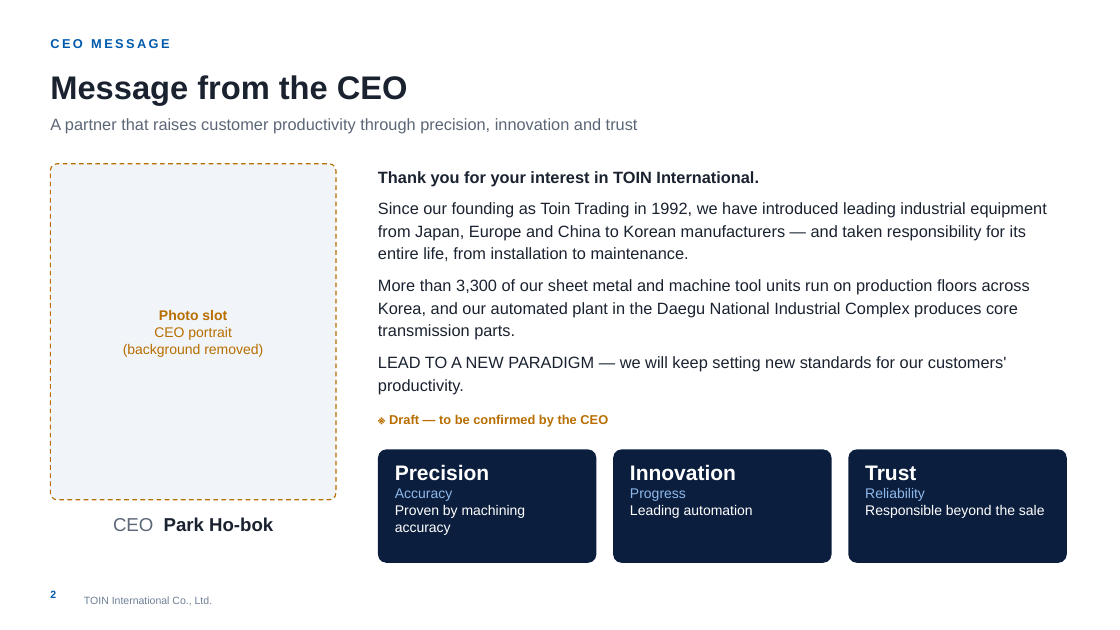
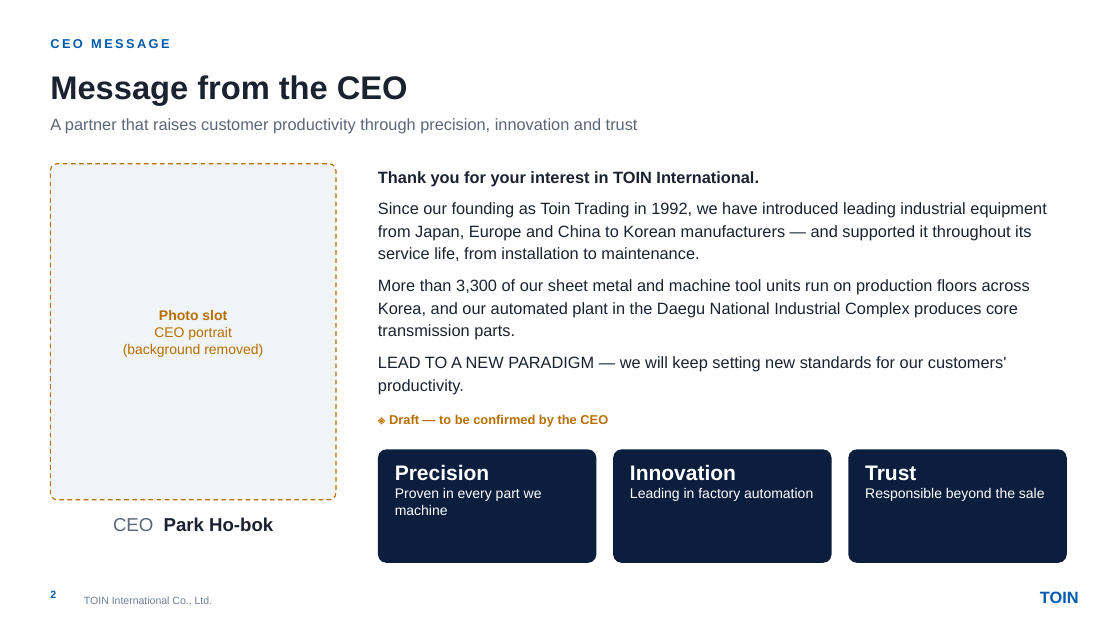
Before and after one commit to zeaus81/search, a slide deck: slide 2 of company_profile_2027/TOIN_Company_Profile_2027_EN.pptx. Drawn at 1120x630 pixels with LibreOffice and Linux fonts; fonts in the diff are those of the drawing; background and template pictures are left out. Boxes give left, top, right and bottom in pixels: in the first picture for what was removed or moved away, otherwise in the second. Text is boxed around its words. In the diff, an @@ line names an element or a change of style, - is before the commit and + after.

```diff
--- a/company_profile_2027/TOIN_Company_Profile_2027_EN.pptx
+++ b/company_profile_2027/TOIN_Company_Profile_2027_EN.pptx
@@ text at (x1=378, y1=202, x2=1046, y2=261): text changed @@
-Since our founding as Toin Trading in 1992, we have introduced leading industrial equipment from Japan, Europe and China to Korean manufacturers — and taken responsibility for its entire life, from installation to maintenance.
+Since our founding as Toin Trading in 1992, we have introduced leading industrial equipment from Japan, Europe and China to Korean manufacturers — and supported it throughout its service life, from installation to maintenance.
@@ text at (x1=395, y1=488, x2=542, y2=515): text changed @@
-Accuracy
-Proven by machining accuracy
+Proven in every part we machine
@@ text at (x1=630, y1=488, x2=813, y2=501): text changed @@
-Progress
-Leading automation
+Leading in factory automation
@@ text at (x1=865, y1=488, x2=925, y2=501): paragraph removed @@
-Reliability
@@ text added at (x1=1040, y1=591, x2=1079, y2=603), 14 pt, text #005AAB, bold @@
+TOIN
```
Also in this commit, not shown: 19 other slides changed, 1 other file.
